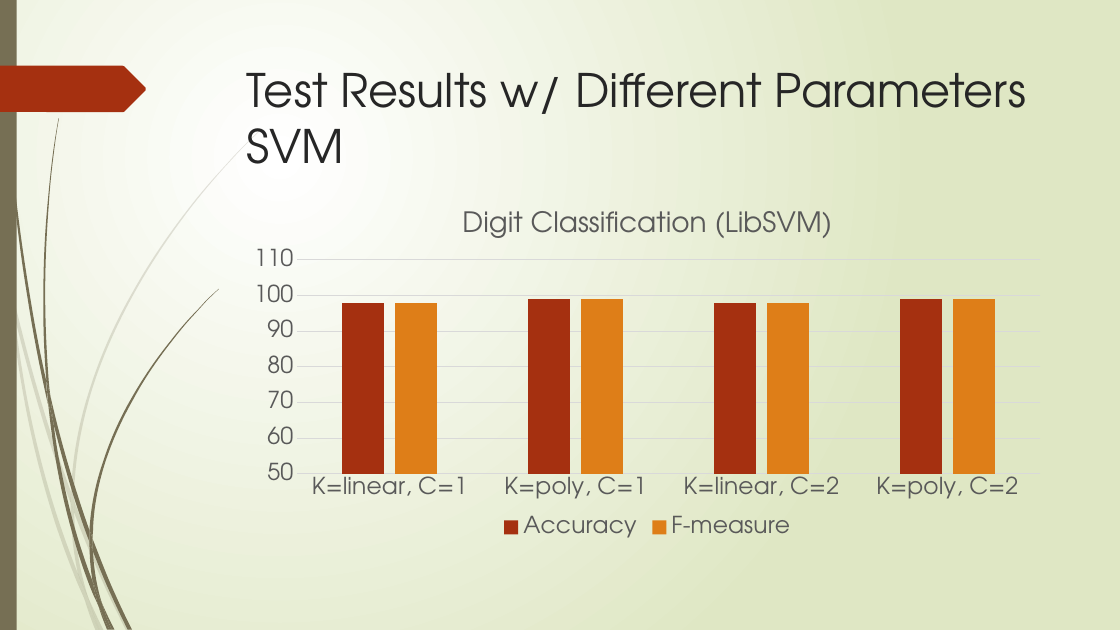
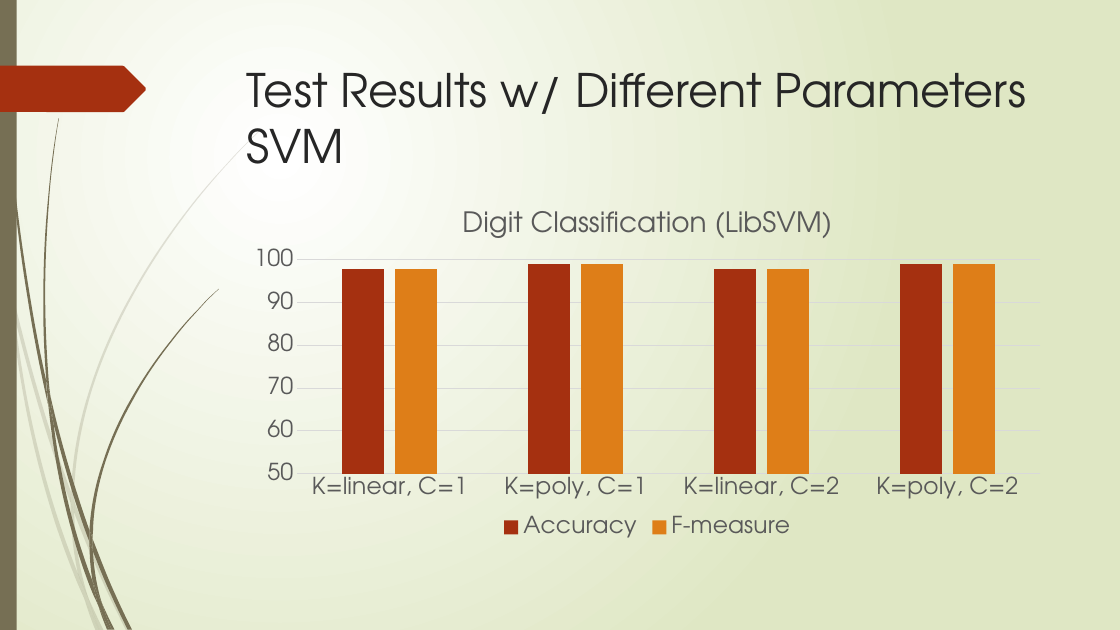
Before and after one commit to XiaokuanOSU/AI2report, a slide deck: slide 22 of PPTGroup10.pptx. Drawn at 1120x630 pixels with LibreOffice and Linux fonts; fonts in the diff are those of the drawing. Boxes give left, top, right and bottom in pixels: in the first picture for what was removed or moved away, otherwise in the second. Text is boxed around its words. In the diff, an @@ line names an element or a change of style, - is before the commit and + after.

```diff
--- a/PPTGroup10.pptx
+++ b/PPTGroup10.pptx
@@ column chart at bbox=[238, 196, 1057, 543] @@
@@ value axis changed @@
```
Also in this commit, not shown: 2 other files.
